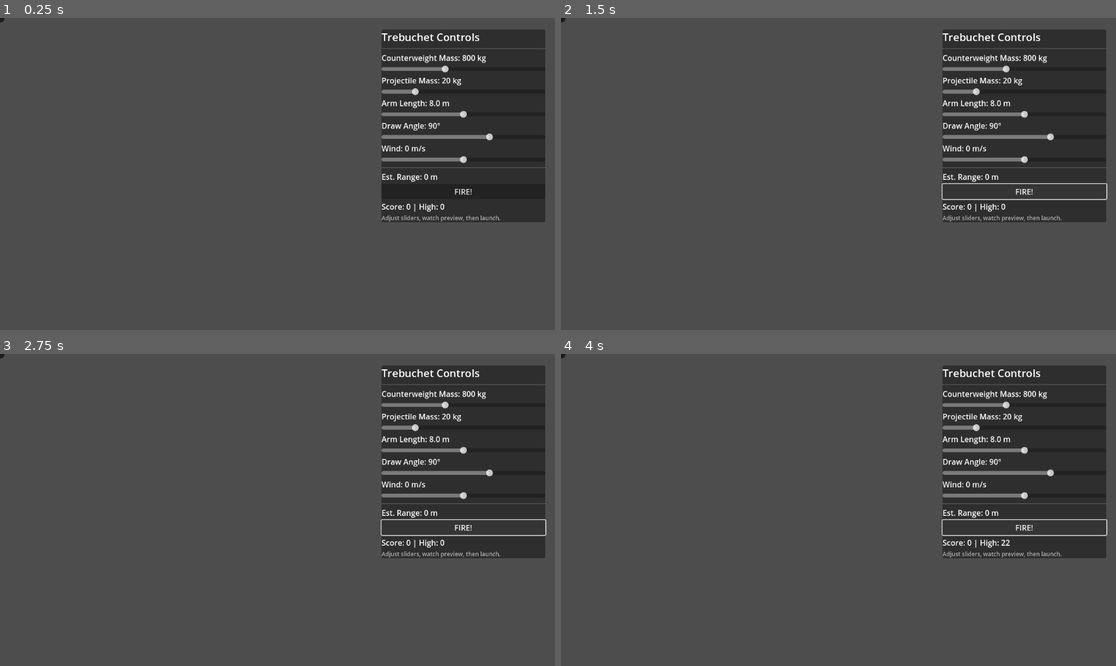
Above: before the commit, frames 1-4 (two rows, left to right).
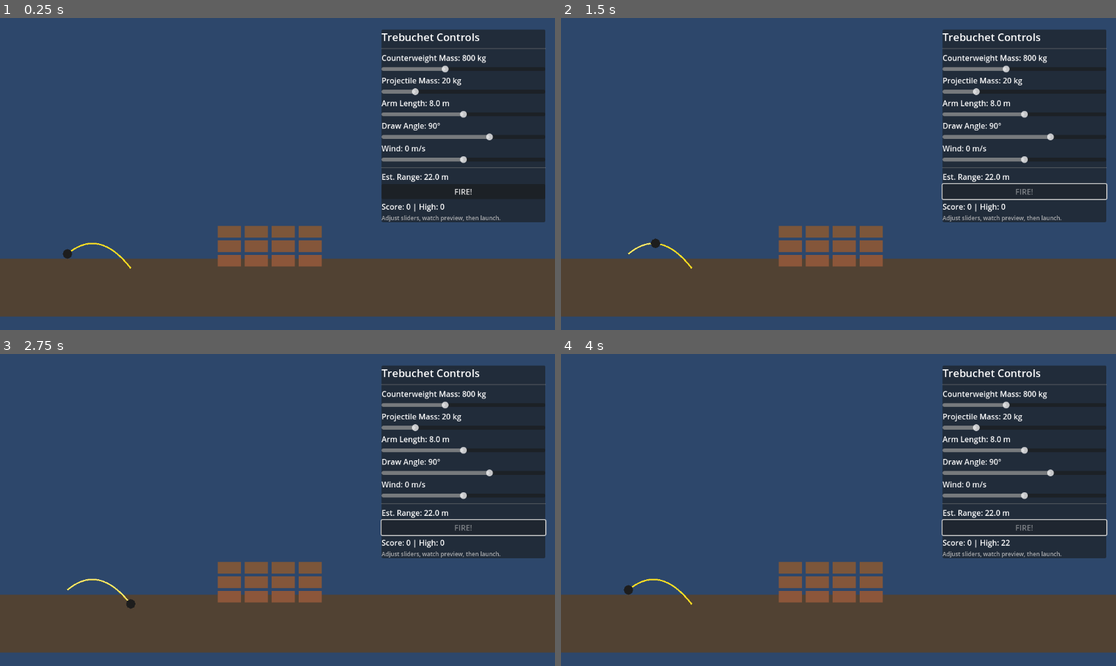
Above: after the commit, the same moments.

Repository: TrebuchetDynamics/trebuchet-dynamics-simulation
Game: Godot game, scene res://scenes/Trebuchet.tscn
The game is run twice, just before and just after one commit, with the same random seed, the same clock (stepped at 60 frames per second) and the same inputs.
Inputs (mouse positions are in pixels of both pictures, inside the frame that each line leads up to):
- Up to frame 1 (0.25 s): no input
- Up to frame 2 (1.5 s): click "FIRE!" at 0.5 s; click (1027, 192) at 1.25 s, where only the run before the commit has a clickable "FIRE!"
- Up to frame 3 (2.75 s): click (466, 528) at 2 s, where only the run before the commit has a clickable "FIRE!"
- Up to frame 4 (4 s): tap Enter at 3.5 s

The runs differ from the first frame. In frame 1, 81% of the frame differs, in the area x 0-100%, y 0-100%; in frame 2, 81%; in frame 3, 81%; in frame 4, 81%.
Error before the commit: Cannot call method 'get_children' on a null value. (res://scripts/Trebuchet.gd:262)

Commit message:
feat: refactor simulation tree setup and add projectile shape handling

Diff:
--- a/scenes/Trebuchet.tscn
+++ b/scenes/Trebuchet.tscn
@@ -5,32 +5,32 @@
 [node name="Trebuchet" type="Node2D"]
 script = ExtResource("1_j3ybt")
 
-[node name="Simulation" type="Node2D" parent="Trebuchet"]
+[node name="Simulation" type="Node2D" parent="."]
 
-[node name="GroundRoot" type="Node2D" parent="Trebuchet/Simulation"]
+[node name="GroundRoot" type="Node2D" parent="Simulation"]
 
-[node name="CastleRoot" type="Node2D" parent="Trebuchet/Simulation"]
+[node name="CastleRoot" type="Node2D" parent="Simulation"]
 
-[node name="TrajectoryLine" type="Line2D" parent="Trebuchet/Simulation"]
+[node name="TrajectoryLine" type="Line2D" parent="Simulation"]
 default_color = Color(1, 0.882353, 0.133333, 1)
 width = 3.0
 antialiased = true
 
-[node name="ProjectileTrail" type="Line2D" parent="Trebuchet/Simulation"]
+[node name="ProjectileTrail" type="Line2D" parent="Simulation"]
 default_color = Color(1, 1, 1, 0.4)
 width = 2.0
 antialiased = true
 
-[node name="Projectile" type="Node2D" parent="Trebuchet/Simulation"]
+[node name="Projectile" type="Node2D" parent="Simulation"]
 position = Vector2(120, 480)
 
-[node name="ProjectileShape" type="Polygon2D" parent="Trebuchet/Simulation/Projectile"]
+[node name="ProjectileShape" type="Polygon2D" parent="Simulation/Projectile"]
 color = Color(0.117647, 0.117647, 0.117647, 1)
 polygon = PackedVector2Array(0, -10, 7.07107, -7.07107, 10, 0, 7.07107, 7.07107, 0, 10, -7.07107, 7.07107, -10, 0, -7.07107, -7.07107)
 
-[node name="CanvasLayer" type="CanvasLayer" parent="Trebuchet"]
+[node name="CanvasLayer" type="CanvasLayer" parent="."]
 
-[node name="UI" type="Control" parent="Trebuchet/CanvasLayer"]
+[node name="UI" type="Control" parent="CanvasLayer"]
 anchor_right = 1.0
 anchor_bottom = 1.0
 offset_right = 0.0
--- a/scripts/Trebuchet.gd
+++ b/scripts/Trebuchet.gd
@@ -11,6 +11,16 @@
 const BRICK_ROWS := 3
 const BRICK_SIZE := Vector2(48, 24)
 const BRICK_PADDING := Vector2(8, 6)
+const PROJECTILE_POINTS := [
+	Vector2(0, -10),
+	Vector2(7.07107, -7.07107),
+	Vector2(10, 0),
+	Vector2(7.07107, 7.07107),
+	Vector2(0, 10),
+	Vector2(-7.07107, 7.07107),
+	Vector2(-10, 0),
+	Vector2(-7.07107, -7.07107),
+]
 const SCORE_FILE := "user://scores.cfg"
 
 var slider_state := {
@@ -44,12 +54,12 @@
 
 var castle_bricks: Array = []
 
-@onready var ground_root: Node2D = $Simulation/GroundRoot
-@onready var castle_root: Node2D = $Simulation/CastleRoot
-@onready var projectile_node: Node2D = $Simulation/Projectile
-@onready var projectile_trail: Line2D = $Simulation/ProjectileTrail
-@onready var trajectory_line: Line2D = $Simulation/TrajectoryLine
-@onready var ui_root: Control = _get_or_create_ui_root()
+var ground_root: Node2D
+var castle_root: Node2D
+var projectile_node: Node2D
+var projectile_trail: Line2D
+var trajectory_line: Line2D
+var ui_root: Control
 
 func _get_or_create_ui_root() -> Control:
 	var canvas_layer := get_node_or_null("CanvasLayer") as CanvasLayer
@@ -68,7 +78,53 @@
 		canvas_layer.add_child(ui)
 	return ui
 
+func _ensure_simulation_tree() -> void:
+	var simulation := get_node_or_null("Simulation") as Node2D
+	if not simulation:
+		simulation = Node2D.new()
+		simulation.name = "Simulation"
+		add_child(simulation)
+	ground_root = _ensure_node2d(simulation, "GroundRoot")
+	castle_root = _ensure_node2d(simulation, "CastleRoot")
+	projectile_node = _ensure_node2d(simulation, "Projectile", func(node: Node2D) -> void:
+		node.position = Vector2(120, 480)
+	)
+	projectile_trail = _ensure_line2d(simulation, "ProjectileTrail", Color(1, 1, 1, 0.4), 2.0)
+	trajectory_line = _ensure_line2d(simulation, "TrajectoryLine", Color(1, 0.882353, 0.133333, 1), 3.0)
+	var projectile_shape := projectile_node.get_node_or_null("ProjectileShape") as Polygon2D
+	if not projectile_shape:
+		projectile_shape = Polygon2D.new()
+		projectile_shape.name = "ProjectileShape"
+		projectile_shape.color = Color(0.117647, 0.117647, 0.117647, 1)
+		projectile_shape.polygon = _projectile_polygon()
+		projectile_node.add_child(projectile_shape)
+
+func _ensure_node2d(parent: Node, name: String, initializer: Callable = Callable()) -> Node2D:
+	var node := parent.get_node_or_null(name) as Node2D
+	if node:
+		return node
+	node = Node2D.new()
+	node.name = name
+	parent.add_child(node)
+	if not initializer.is_null():
+		initializer.call(node)
+	return node
+
+func _ensure_line2d(parent: Node, name: String, color: Color, width: float) -> Line2D:
+	var line := parent.get_node_or_null(name) as Line2D
+	if line:
+		return line
+	line = Line2D.new()
+	line.name = name
+	line.default_color = color
+	line.width = width
+	line.antialiased = true
+	parent.add_child(line)
+	return line
+
 func _ready() -> void:
+	_ensure_simulation_tree()
+	ui_root = _get_or_create_ui_root()
 	_build_ground()
 	_build_castle()
 	_setup_ui()
@@ -304,6 +360,12 @@
 	polygon.append(Vector2(-half.x, half.y))
 	return polygon
 
+func _projectile_polygon() -> PackedVector2Array:
+	var polygon := PackedVector2Array()
+	for point in PROJECTILE_POINTS:
+		polygon.append(point)
+	return polygon
+
 func _reset_projectile() -> void:
 	projectile_start = _projectile_start_pos()
 	projectile_position = projectile_start
